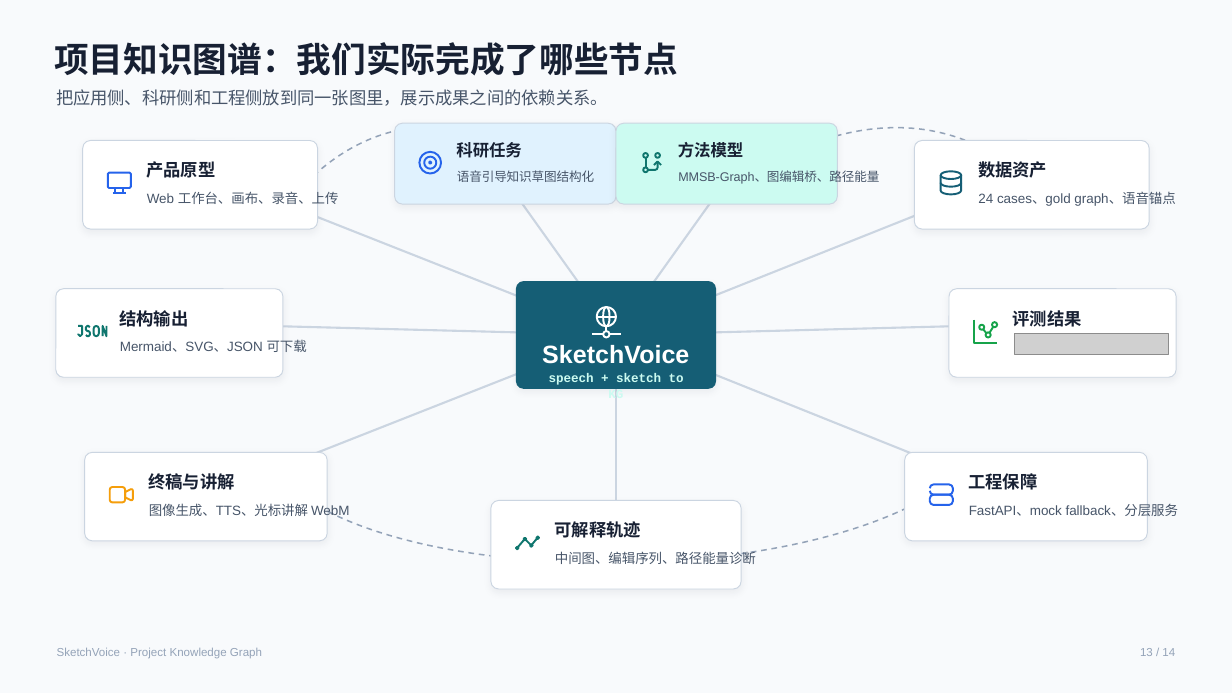
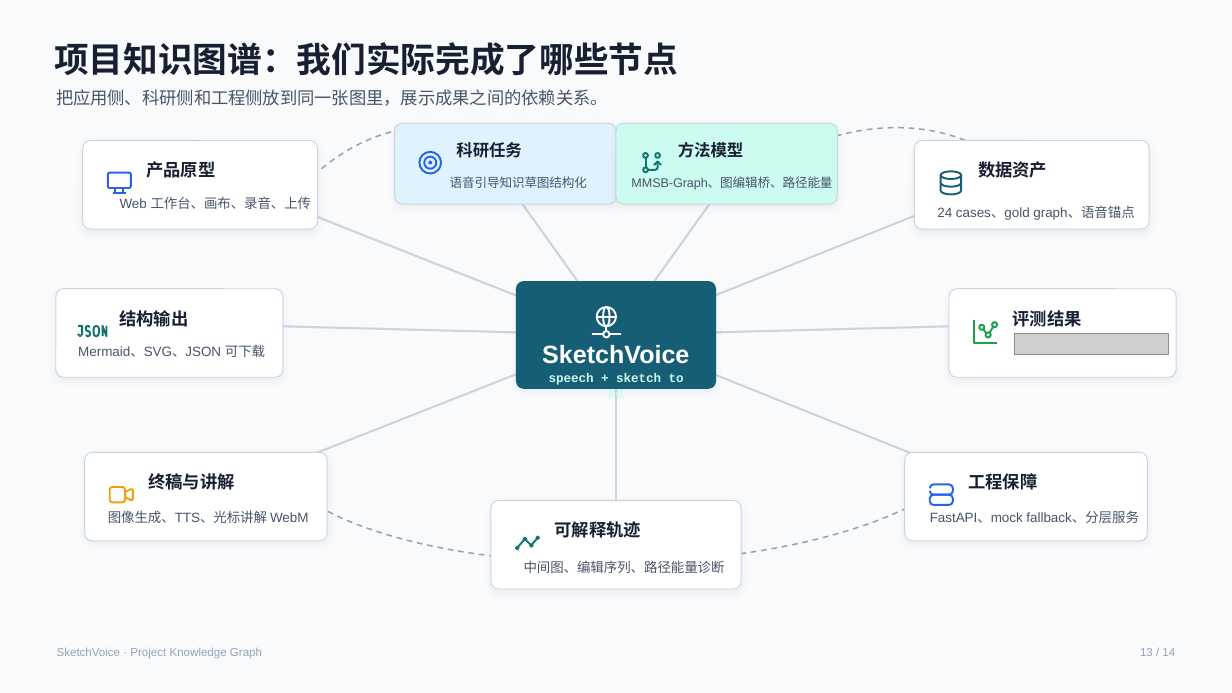
Before and after one commit to zane-gao/voice_BIG, a slide deck: slide 13 of projects/sketchvoice-mmsb-graph-product-defense_ppt169_20260614/exports/sketchvoice-mmsb-graph-product-defense_20260614_162618.pptx. Drawn at 1232x693 pixels with LibreOffice and Linux fonts; fonts in the diff are those of the drawing; grey boxes stand for pictures. Boxes give left, top, right and bottom in pixels: in the first picture for what was removed or moved away, otherwise in the second. Text is boxed around its words. In the diff, an @@ line names an element or a change of style, - is before the commit and + after.

```diff
--- a/projects/sketchvoice-mmsb-graph-product-defense_ppt169_20260614/exports/sketchvoice-mmsb-graph-product-defense_20260614_162618.pptx
+++ b/projects/sketchvoice-mmsb-graph-product-defense_ppt169_20260614/exports/sketchvoice-mmsb-graph-product-defense_20260614_162618.pptx
@@ text "语音引导知识草图结构化": place and size @@
-text "语音引导知识草图结构化" at (457, 170, 594, 182)
+text "语音引导知识草图结构化" at (450, 176, 587, 188)
@@ text "MMSB-Graph、图编辑桥、路径能量": place and size @@
-text "MMSB-Graph、图编辑桥、路径能量" at (678, 171, 879, 184)
+text "MMSB-Graph、图编辑桥、路径能量" at (631, 177, 832, 190)
@@ text "Web 工作台、画布、录音、上传" rewrapped from (147, 189, 339, 207) to (120, 197, 312, 209) @@
@@ text "24 cases、gold graph、语音锚点": place and size @@
-text "24 cases、gold graph、语音锚点" at (978, 192, 1175, 206)
+text "24 cases、gold graph、语音锚点" at (937, 206, 1134, 220)
@@ 3 texts: place and size @@
-3 texts at (120, 339, 1179, 518)
+3 texts at (78, 345, 1139, 523)
@@ text "中间图、编辑序列、路径能量诊断": place and size @@
-text "中间图、编辑序列、路径能量诊断" at (555, 551, 756, 564)
+text "中间图、编辑序列、路径能量诊断" at (524, 560, 725, 573)
```
Also in this commit, not shown: 10 other slides changed.
